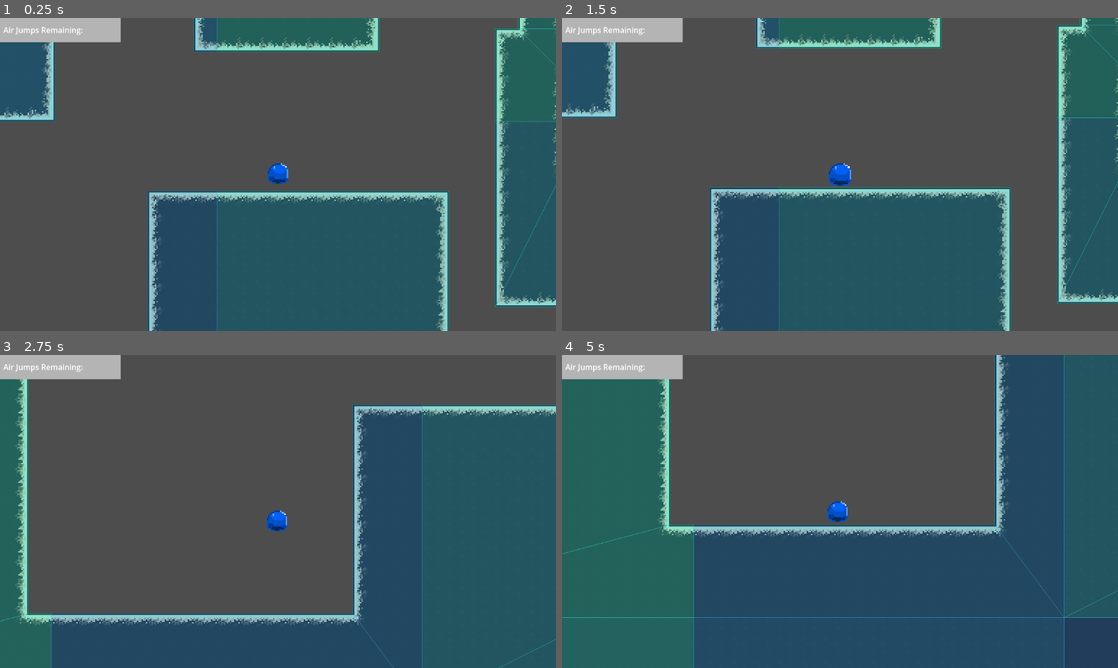
Above: before the commit, frames 1-4 (two rows, left to right).
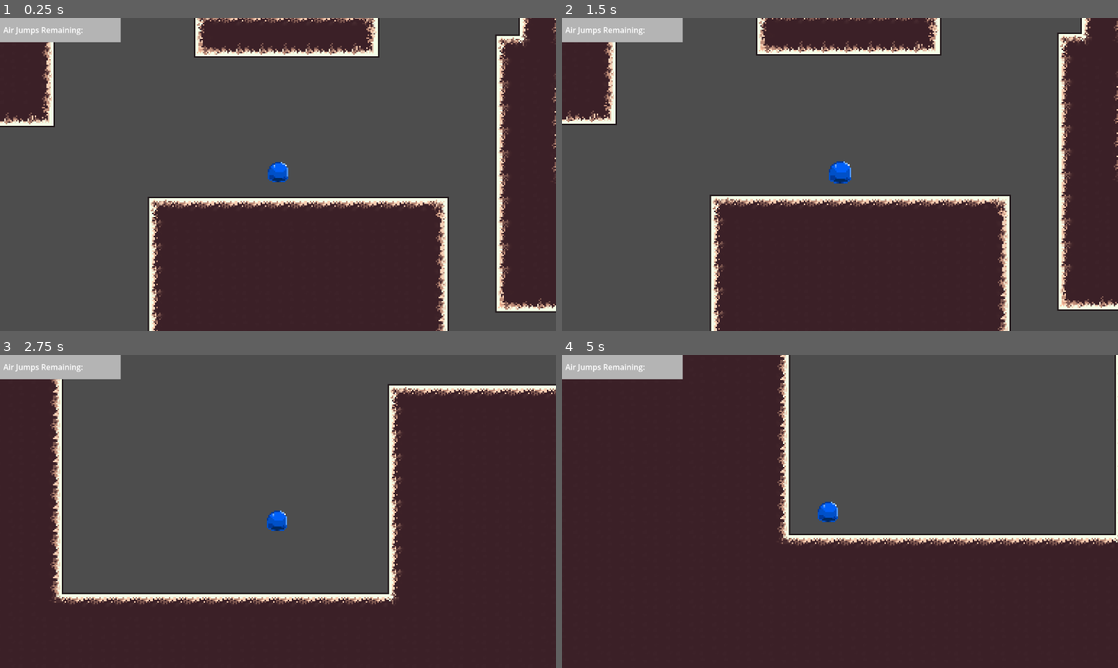
Above: after the commit, the same moments.

Repository: 2026-Hackathon/UnderYourSkin
Game: Godot game, scene res://TempScene.tscn
The game is run twice, just before and just after one commit, with the same random seed, the same clock (stepped at 60 frames per second) and the same inputs.
Inputs (mouse positions are in pixels of both pictures, inside the frame that each line leads up to):
- Up to frame 1 (0.25 s): no input
- Up to frame 2 (1.5 s): move the mouse to (962, 158) at 0.52 s; click (962, 158) at 0.67 s; drag from (728, 190) to (812, 237) at 1.27 s
- Up to frame 3 (2.75 s): move the mouse to (333, 442) at 2.02 s; click (333, 442) at 2.17 s
- Up to frame 4 (5 s): drag from (812, 574) to (673, 464) at 2.77 s; move the mouse to (1006, 558) at 3.52 s; click (1006, 558) at 3.67 s; drag from (673, 464) to (756, 433) at 4.27 s

The runs differ from the first frame. In frame 1, 41% of the frame differs, in the area x 0-100%, y 0-100%; in frame 2, 42%; in frame 3, 55%; in frame 4, 79%.

Commit message:
Fixed Get Bounce

Diff:
--- a/under-your-skin/Scripts/player_character.gd
+++ b/under-your-skin/Scripts/player_character.gd
@@ -6,8 +6,6 @@
 @export var air_resistance: float = 0.002
 @export var max_drag_distance: float = 100.0
 @export var momentum_conserve: float = 0.2 #Howmuch Velocity to be conserved between jumps
-@export var bounce_val: float = 0.5
-
 #Drag Vars
 var is_dragging: bool = false
 var drag_start: Vector2
@@ -126,13 +124,17 @@
 		var collision := get_slide_collision(i)
 		var normal := collision.get_normal()
 
+		# Get bounce value for where we hit
+		var bounce_value := get_collision_tile_bounce(collision.get_position())
+
 		#if bounce_value > 0.0:
 			# FIXED: Check pre_move velocity AND collision normal direction
 		var speed_into_surface = -pre_move_velocity.dot(normal)
 		if abs(speed_into_surface) > 30.0:  # Moving INTO surface
-				velocity = pre_move_velocity.bounce(normal) * bounce_val
+				velocity = pre_move_velocity.bounce(normal)
 
 				collided = true
+				print("BOUNCE! Normal: ", normal, " Speed into surface: ", speed_into_surface, "Bounce:", bounce_value)
 
 	# If should Bounce, applies second move
 	if collided:
@@ -156,46 +158,23 @@
 				print("Friction: ", phys_material.friction)
 				return phys_material.friction
 	return 1.0
-func get_tile_bounce() -> float:
-	if tilemap_layer == null:
-		return 0.0
-
-	var foot_pos = global_position + Vector2(0, 20)
-	var tile_coords = tilemap_layer.local_to_map(tilemap_layer.to_local(foot_pos))
-	var tile_data = tilemap_layer.get_cell_tile_data(tile_coords)
-
-	if tile_data:
-		if tilemap_layer.tile_set.get_physics_layers_count() > 0:
-			var phys_material = tilemap_layer.tile_set.get_physics_layer_physics_material(0)
-			if phys_material:
-				print("Bounce: ", phys_material.bounce)
-				return phys_material.bounce
-	return 0.0
 #Gets Tile Colliding With
 func get_collision_tile_bounce(coll_pos: Vector2) -> float:
 	if tilemap_layer == null:
 		return 0.0
 
-	var tile_coords = tilemap_layer.local_to_map(tilemap_layer.to_local(coll_pos))
-	var tile_data = tilemap_layer.get_cell_tile_data(tile_coords)
+	# Try 3 nearby positions
+	var offsets = [Vector2.ZERO, Vector2(-8, 0), Vector2(0, -8)]
 
-	if tile_data:
-		if tilemap_layer.tile_set.get_physics_layers_count() > 0:
-			var phys_material = tilemap_layer.tile_set.get_physics_layer_physics_material(0)
-			if phys_material:
-				return phys_material.bounce
+	for offset in offsets:
+		var sample_pos = coll_pos + offset
+		var tile_coords = tilemap_layer.local_to_map(tilemap_layer.to_local(sample_pos))
+		var tile_data = tilemap_layer.get_cell_tile_data(tile_coords)
+
+		if tile_data:
+			if tilemap_layer.tile_set.get_physics_layers_count() > 0:
+				var phys_material = tilemap_layer.tile_set.get_physics_layer_physics_material(0)
+				if phys_material:
+					return phys_material.bounce
+
 	return 0.0
-func get_tile_custom_data(coll_pos: Vector2, data_layer_name: String) -> Variant:
-	if tilemap_layer == null:
-		return 0
-
-	var tile_coords = tilemap_layer.local_to_map(tilemap_layer.to_local(coll_pos))
-	var tile_data = tilemap_layer.get_cell_tile_data(tile_coords)
-
-	if tile_data:
-		# Get custom data by LAYER NAME
-		var layer_id = tilemap_layer.tile_set.get_custom_data_layer_by_name(data_layer_name)
-		if layer_id >= 0:
-			return tile_data.get_custom_data(layer_id)
-
-	return 0
--- a/under-your-skin/TempScene.tscn
+++ b/under-your-skin/TempScene.tscn
@@ -79,7 +79,6 @@
 [node name="BoneTiles" type="TileMapLayer" parent="." unique_id=1792748582 groups=["ground"]]
 tile_map_data = PackedByteArray("AAAiACMAAAABAAAAAAAjACMAAAABAAAAAAAkACMAAAAEAAIAAAAlACMAAAABAAAAAAAmACMAAAAEAAIAAAAnAC …(75488 unchanged characters)…
 tile_set = SubResource("TileSet_usju5")
-collision_visibility_mode = 1
 
 [node name="PlayerCharacter" type="CharacterBody2D" parent="." unique_id=1782905367]
 position = Vector2(554, 537)
